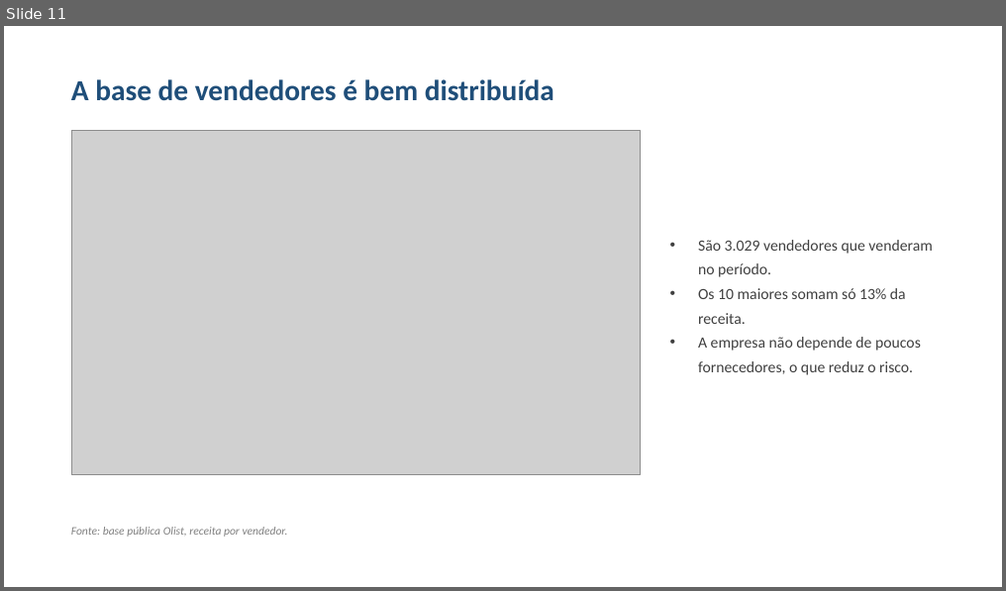
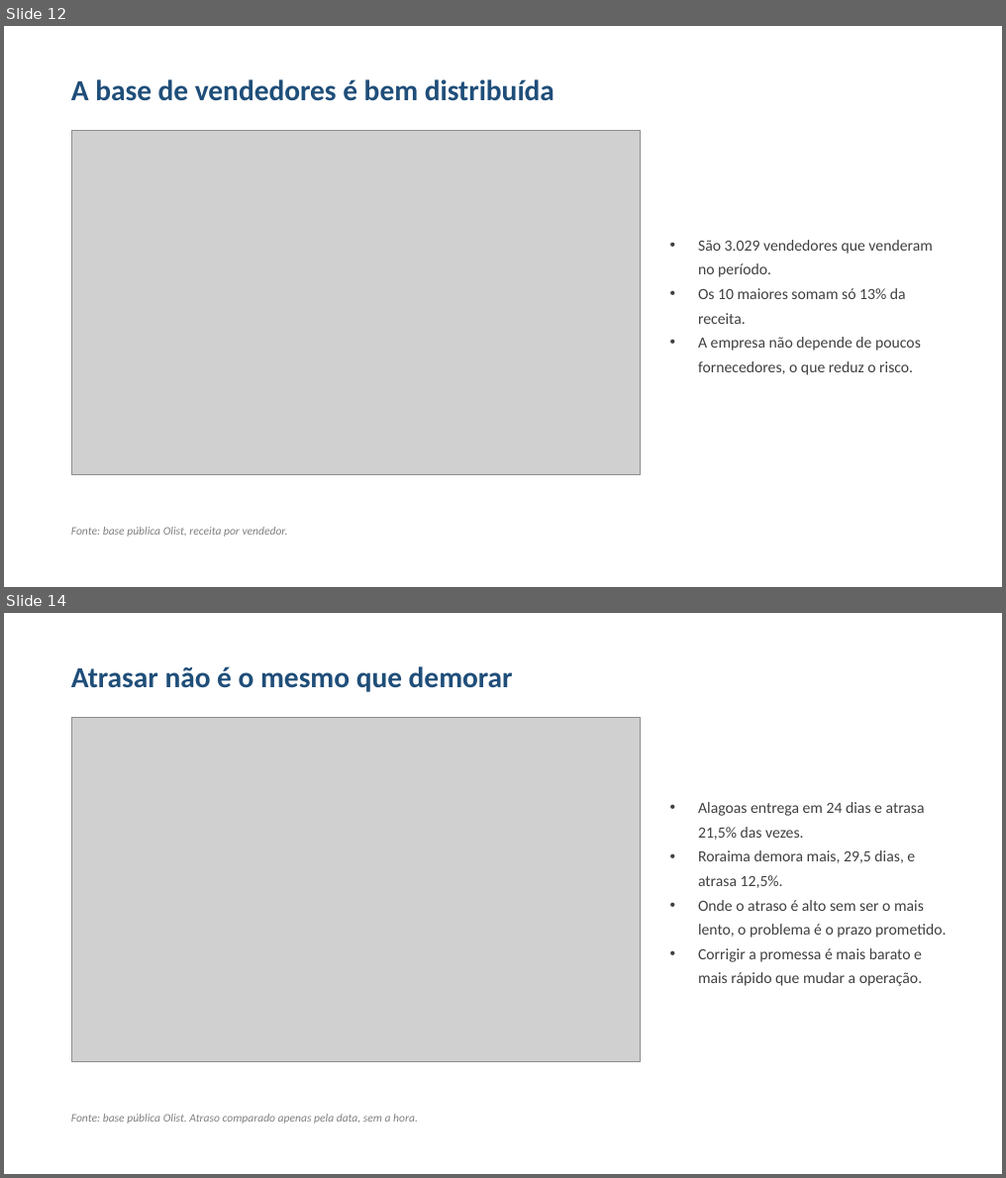
Before and after one commit to evanioac-web/tech-challenge-fase1-olist, a slide deck: reports/apresentacao_crescimento_receita.pptx. Shown one above the other, each under a label of ours: slide 11 before the commit, slides 12 and 14 after it; the slides between them are not shown. The pictures are 1006x591 and 1006x1178 pixels, drawn with LibreOffice and Linux fonts; fonts in the diff are those of the drawing; grey boxes stand for pictures. Boxes give left, top, right and bottom in pixels: in the first picture for what was removed or moved away, otherwise in the second. Text is boxed around its words. In the diff, an @@ line names an element or a change of style, - is before the commit and + after.

Commit message:
Relatorio e apresentacao com a analise de entrega e recompra

```diff
--- a/reports/apresentacao_crescimento_receita.pptx
+++ b/reports/apresentacao_crescimento_receita.pptx
@@ slide 14 added at (4,613,1002,1174), background #FFFFFF @@
@@ text added at (71,666,513,692), 28 pt, text #1F4E79, bold @@
+Atrasar não é o mesmo que demorar
@@ picture added at (71,718,641,1062) @@
@@ text added at (698,802,945,986), 15 pt, text #404040 @@
+• Alagoas entrega em 24 dias e atrasa 21,5% das vezes.
+• Roraima demora mais, 29,5 dias, e atrasa 12,5%.
+• Onde o atraso é alto sem ser o mais lento, o problema é o prazo prometido.
+• Corrigir a promessa é mais barato e mais rápido que mudar a operação.
@@ text added at (71,1114,418,1124), 11 pt, text #808080, italic @@
+Fonte: base pública Olist. Atraso comparado apenas pela data, sem a hora.
@@ what was slide 11 is now slide 12 @@
```
Also in this commit, not shown: 1 slide changed, 2 other slides added, 1 other file.
